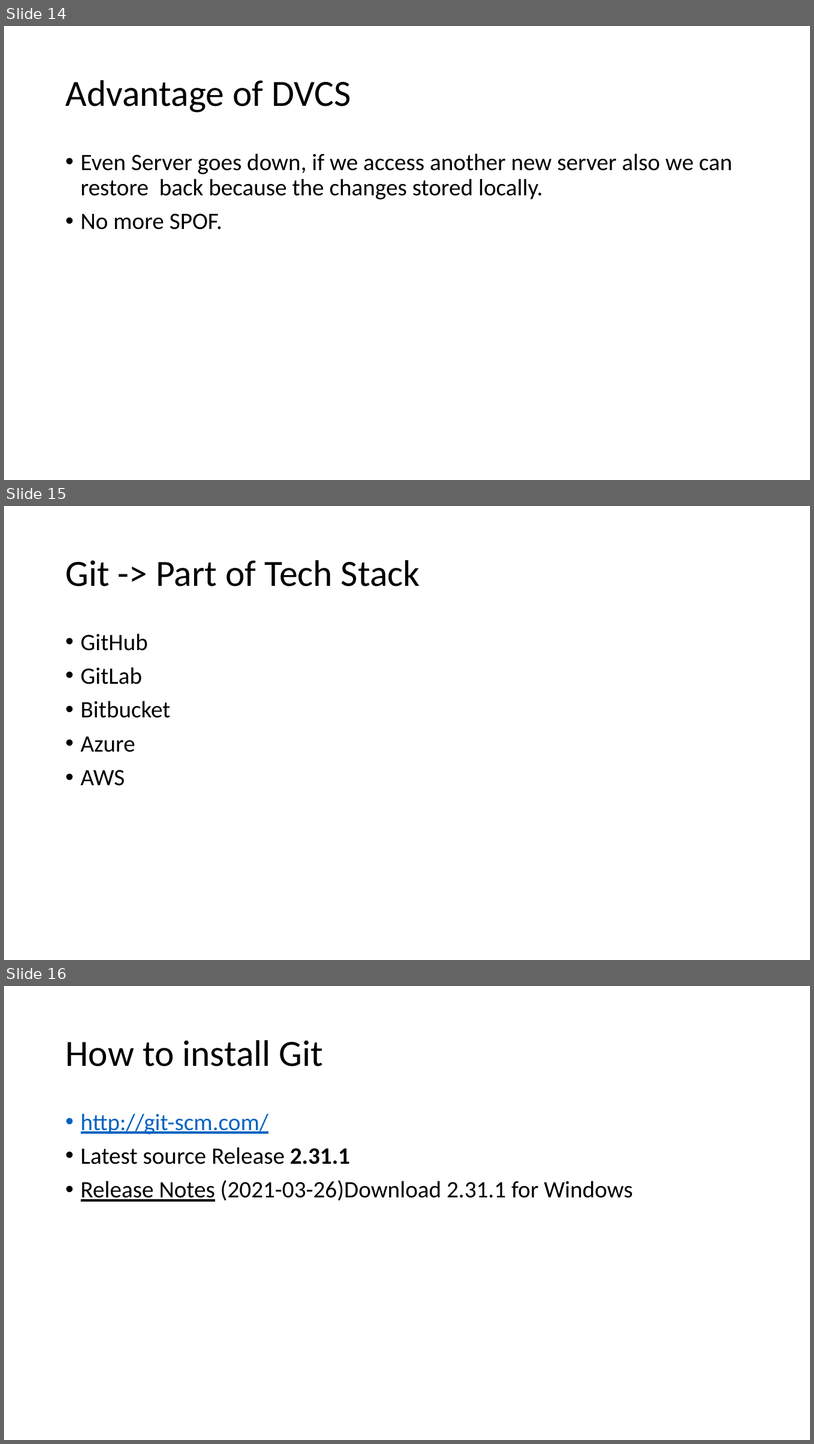
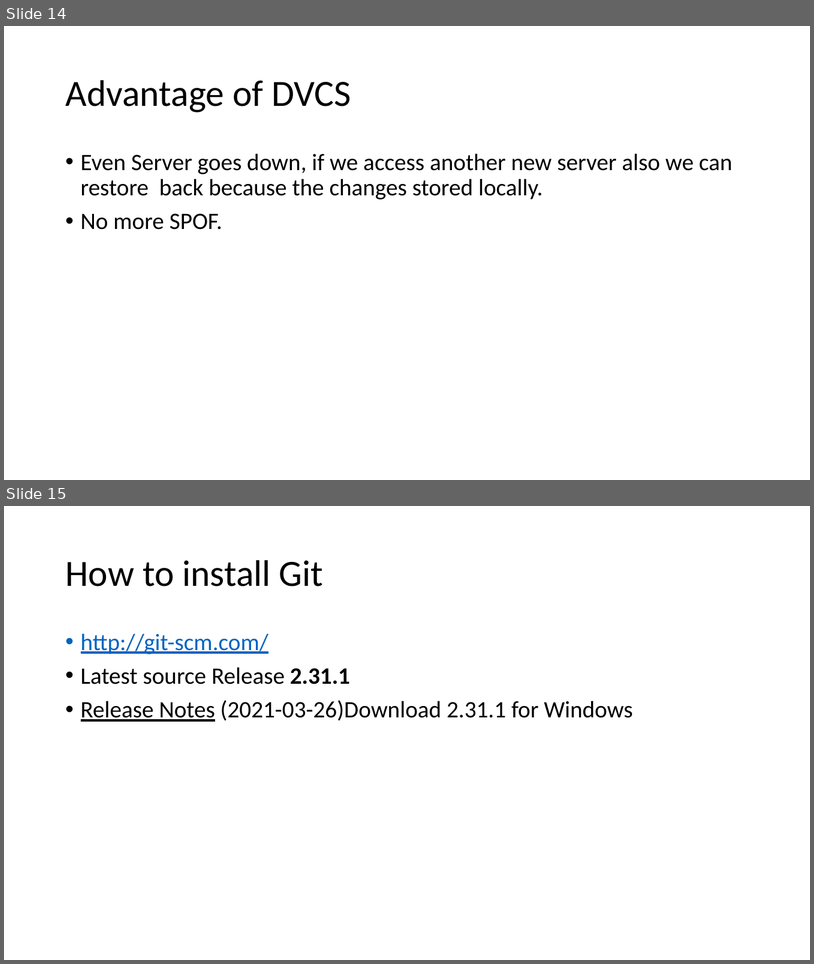
Before and after one commit to saravananniit/Full-Stack-training-April2021, a slide deck: Git.pptx. Shown one above the other, each under a label of ours: slides 14, 15 and 16 before the commit, slides 14 and 15 after it. The pictures are 814x1444 and 814x964 pixels, drawn with LibreOffice and Linux fonts; fonts in the diff are those of the drawing. Boxes give left, top, right and bottom in pixels: in the first picture for what was removed or moved away, otherwise in the second. Text is boxed around its words. In the diff, an @@ line names an element or a change of style, - is before the commit and + after.

Commit message:
Add files via upload
Updated file

```diff
--- a/Git.pptx
+++ b/Git.pptx
@@ slide 15 removed at bbox=[4, 506, 810, 960], background #FFFFFF @@
@@ title removed at bbox=[65, 560, 420, 586] @@
-Git -> Part of Tech Stack
@@ text removed at bbox=[81, 633, 171, 786] @@
-• GitHub
-• GitLab
-• Bitbucket
-• Azure
-• AWS
@@ what was slide 16 is now slide 15 @@
```
